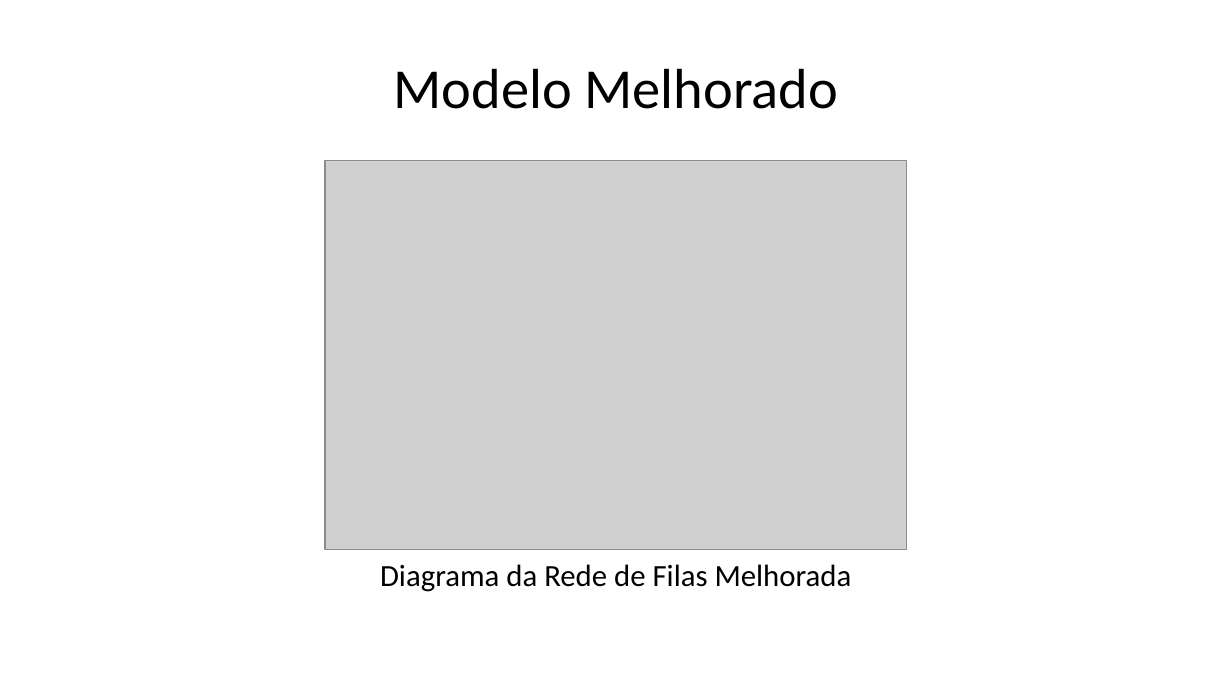
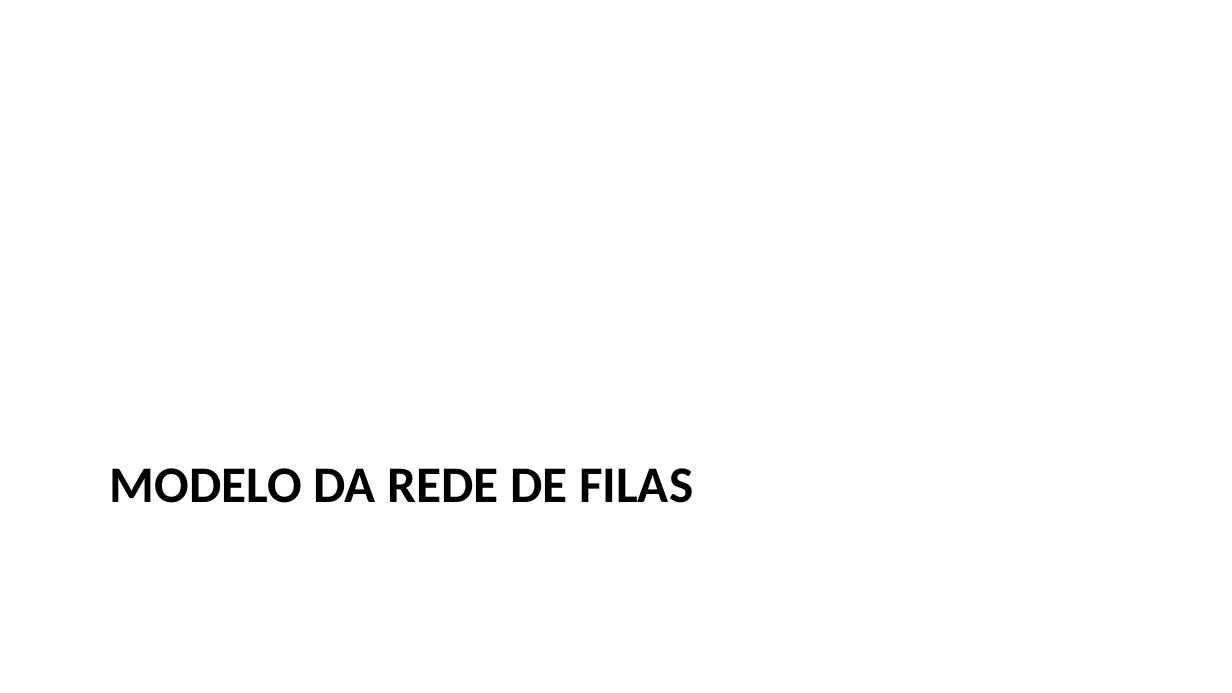
Before and after one commit to bengo501/-T2-Avalia-o-de-Aprendizagem-Simula-o-e-M-todos-Anal-ticos---2025-1, a slide deck: slide 8 of apresentacao_hospital.pptx (slide 10 before the commit). Drawn at 1232x693 pixels with LibreOffice and Linux fonts; fonts in the diff are those of the drawing; grey boxes stand for pictures. Boxes give left, top, right and bottom in pixels: in the first picture for what was removed or moved away, otherwise in the second. Text is boxed around its words. In the diff, an @@ line names an element or a change of style, - is before the commit and + after.

```diff
--- a/apresentacao_hospital.pptx
+++ b/apresentacao_hospital.pptx
@@ title removed at [393, 68, 839, 109] @@
-Modelo Melhorado
@@ picture removed at [325, 161, 907, 549] @@
@@ title at [110, 468, 693, 503]: text changed; size 18 to 30 pt; bold on @@
-Diagrama da Rede de Filas Melhorada
+MODELO DA REDE DE FILAS
```
Also in this commit, not shown: 7 other slides changed, 25 slides added, 4 slides removed, 13 other files.
